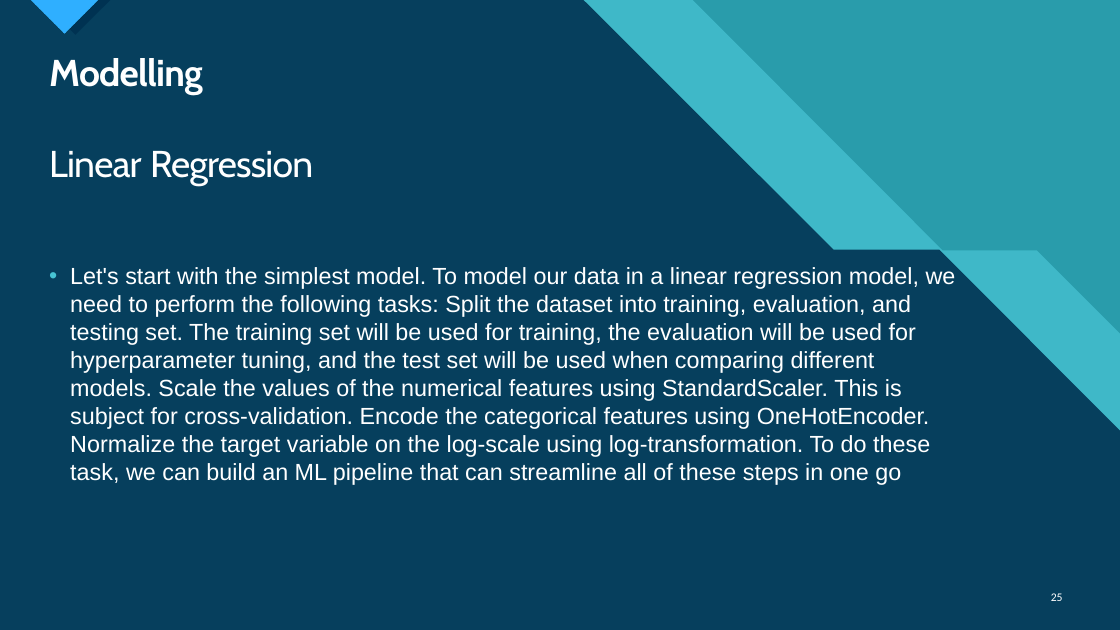
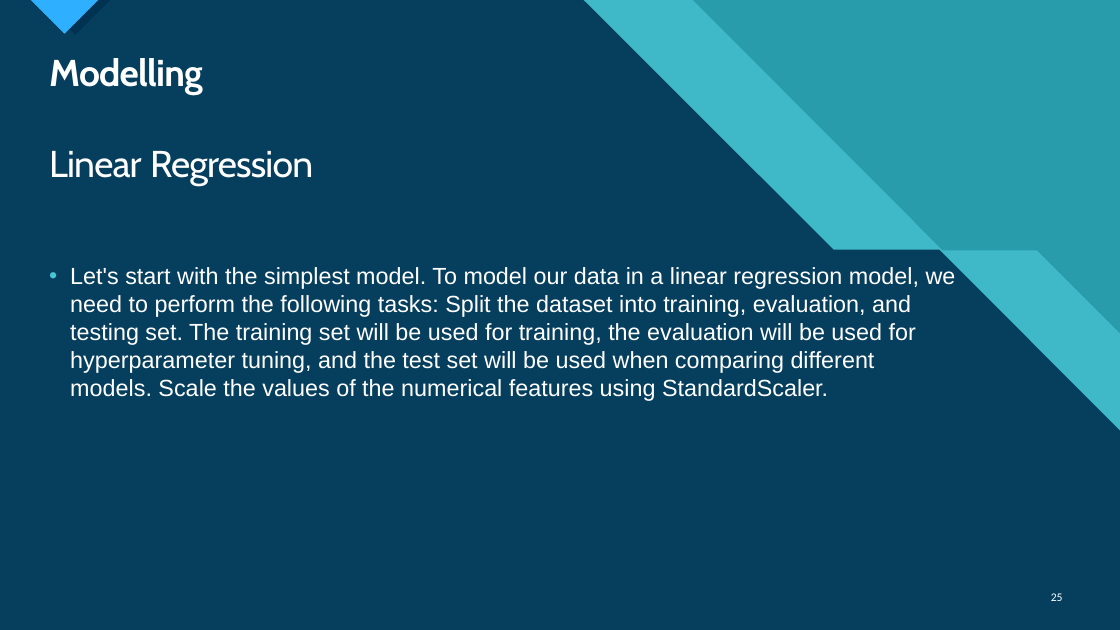
Before and after one commit to yousifmohamed814/Insurance-Analysis, a slide deck: slide 25 of reports/Insurance Analysis.pptx. Drawn at 1120x630 pixels with LibreOffice and Linux fonts; fonts in the diff are those of the drawing. Boxes give left, top, right and bottom in pixels: in the first picture for what was removed or moved away, otherwise in the second. Text is boxed around its words. In the diff, an @@ line names an element or a change of style, - is before the commit and + after.

```diff
--- a/reports/Insurance Analysis.pptx
+++ b/reports/Insurance Analysis.pptx
@@ text at (x1=70, y1=265, x2=956, y2=401): text changed @@
-• Let's start with the simplest model. To model our data in a linear regression model, we need to perform the following tasks: Split the dataset into training, evaluation, and testing set. The training set will be used for training, the evaluation will be used for hyperparameter tuning, and the test set will be used when comparing different models. Scale the values of the numerical features using StandardScaler. This is subject for cross-validation. Encode the categorical features using OneHotEncoder. Normalize the target variable on the log-scale using log-transformation. To do these task, we can build an ML pipeline that can streamline all of these steps in one go
+• Let's start with the simplest model. To model our data in a linear regression model, we need to perform the following tasks: Split the dataset into training, evaluation, and testing set. The training set will be used for training, the evaluation will be used for hyperparameter tuning, and the test set will be used when comparing different models. Scale the values of the numerical features using StandardScaler.
```
Also in this commit, not shown: 2 other slides changed, 1 other file.
